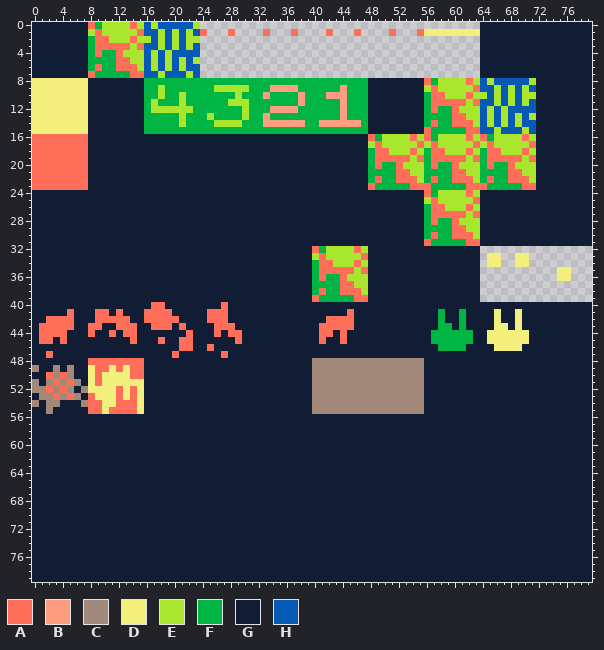
Edited in one commit: sprite sheet (slamfa-ideation.png). Above is the file before it was changed.
The file is 80x80 pixels.
Palette (. is transparent): A #ff6e59  B #ff9d81  C #a28879  D #f3ef7d  E #a8e72e  F #00b543  G #111d35  H #065ab5
Pixels before (only the part around the change), first column x 2:
 0 GGGGGGAFEEEEAEHEHHHHHE.................................
 1 GGGGGGEAEEEEEAHHEHEHEHA...A....A...A....A...A....A...AD
 2 GGGGGGFAAEEEAEEHEHEHEE.................................
 3 GGGGGGFAAAAAEAHHEHEHEH.................................
 4 GGGGGGFAFFAEEEHEHEHHHH.................................
 5 GGGGGGFFFFAAEEHEHEHEHE.................................
 6 GGGGGGFAFFAAAEHEHEHEHH.................................
 7 GGGGGGAFFFFFAAHHEHHHEH.................................
 8 DDDDDDGGGGGGGGFFFFFFFFFFFFFFFFFFFFFFFFFFFFFFFFGGGGGGGGA
 9 DDDDDDGGGGGGGGFFEFFFFFFFEEEEEFFFBBBBFFFFFFBFFFGGGGGGGGE
10 DDDDDDGGGGGGGGFFEFFEFFFFFFFEFFFBFFFFBFFFBBBFFFGGGGGGGGF
11 DDDDDDGGGGGGGGFEFFFEFFFFFFEEEFFFFFFFBFFFFFBFFFGGGGGGGGF
12 DDDDDDGGGGGGGGFEEEEEEFFFFFFFEFFFBBBBFFFFFFBFFFGGGGGGGGF
13 DDDDDDGGGGGGGGFFFFFEFFFEFFFFEFFBFFFFFFFFFFBFFFGGGGGGGGF
14 DDDDDDGGGGGGGGFFFFFEFFFFEEEEFFFBBBBBBFFBBBBBBFGGGGGGGGF
15 DDDDDDGGGGGGGGFFFFFFFFFFFFFFFFFFFFFFFFFFFFFFFFGGGGGGGGA
16 AAAAAAGGGGGGGGGGGGGGGGGGGGGGGGGGGGGGGGGGGGGGGGAFEEEEAEA
17 AAAAAAGGGGGGGGGGGGGGGGGGGGGGGGGGGGGGGGGGGGGGGGEAEEEEEAE
18 AAAAAAGGGGGGGGGGGGGGGGGGGGGGGGGGGGGGGGGGGGGGGGFAAEEEAEF
19 AAAAAAGGGGGGGGGGGGGGGGGGGGGGGGGGGGGGGGGGGGGGGGFAAAAAEAF
20 AAAAAAGGGGGGGGGGGGGGGGGGGGGGGGGGGGGGGGGGGGGGGGFAFFAEEEF
21 AAAAAAGGGGGGGGGGGGGGGGGGGGGGGGGGGGGGGGGGGGGGGGFFFFAAEEF
22 AAAAAAGGGGGGGGGGGGGGGGGGGGGGGGGGGGGGGGGGGGGGGGFAFFAAAEF
23 AAAAAAGGGGGGGGGGGGGGGGGGGGGGGGGGGGGGGGGGGGGGGGAFFFFFAAA
24 GGGGGGGGGGGGGGGGGGGGGGGGGGGGGGGGGGGGGGGGGGGGGGGGGGGGGGA
25 GGGGGGGGGGGGGGGGGGGGGGGGGGGGGGGGGGGGGGGGGGGGGGGGGGGGGGE
26 GGGGGGGGGGGGGGGGGGGGGGGGGGGGGGGGGGGGGGGGGGGGGGGGGGGGGGF
27 GGGGGGGGGGGGGGGGGGGGGGGGGGGGGGGGGGGGGGGGGGGGGGGGGGGGGGF
28 GGGGGGGGGGGGGGGGGGGGGGGGGGGGGGGGGGGGGGGGGGGGGGGGGGGGGGF
29 GGGGGGGGGGGGGGGGGGGGGGGGGGGGGGGGGGGGGGGGGGGGGGGGGGGGGGF
30 GGGGGGGGGGGGGGGGGGGGGGGGGGGGGGGGGGGGGGGGGGGGGGGGGGGGGGF
31 GGGGGGGGGGGGGGGGGGGGGGGGGGGGGGGGGGGGGGGGGGGGGGGGGGGGGGA
The result:
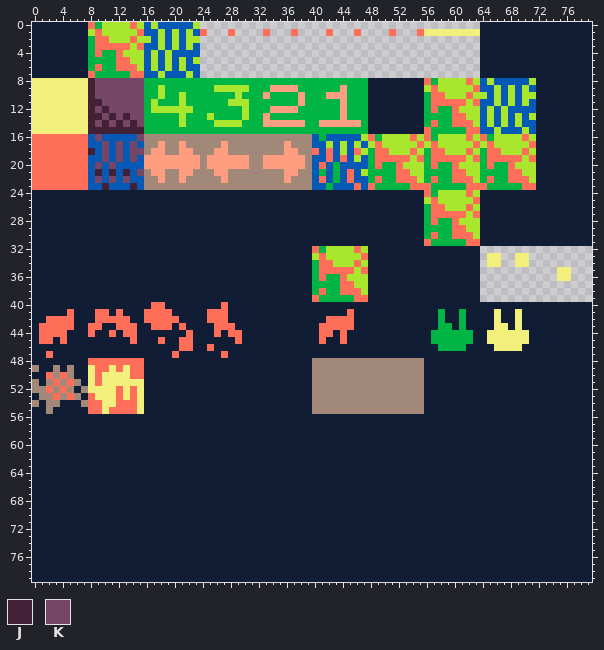
Colours new in this view: J #422136  K #754665
Changes in this commit:
y 8..10: x 8..15 GGGGGGGG -> JKKKKKKK
y 11: x 8..15 GGGGGGGG -> JJKKKKKK
y 12: x 8..15 GGGGGGGG -> JKJKKKKK
y 13: x 8..15 GGGGGGGG -> JJKJKJKK
y 14: x 8..15 GGGGGGGG -> JKJKJKJK
y 15: x 8..15 GGGGGGGG -> JJJJJJJJ
y 16: x 8..47 GGGGGGGGGGGGGGGGGGGGGGGGGGGGGGGGGGGGGGGG -> HKHHHHHKCCCCCCCCCCCCCCCCCCCCCCCCHFHHHHHE
y 17: x 8..47 GGGGGGGGGGGGGGGGGGGGGGGGGGGGGGGGGGGGGGGG -> HHKHKHKHCCBCCBCCCCCBCCCCCCCCBCCCHHEHEHEH
y 18: x 8..47 GGGGGGGGGGGGGGGGGGGGGGGGGGGGGGGGGGGGGGGG -> JHKHKHKKCBBCCBBCCCBBCCCCCCCCBBCCAHAHEHAE
y 19: x 8..47 GGGGGGGGGGGGGGGGGGGGGGGGGGGGGGGGGGGGGGGG -> HHKHKHKHBBBBBBBBCBBBBBBCCBBBBBBCHHAHAHEH
y 20: x 8..47 GGGGGGGGGGGGGGGGGGGGGGGGGGGGGGGGGGGGGGGG -> HKHKHHHHBBBBBBBBCBBBBBBCCBBBBBBCHAHFHHHH
y 21: x 8..47 GGGGGGGGGGGGGGGGGGGGGGGGGGGGGGGGGGGGGGGG -> HJHJHJHKCBBCCBBCCCBBCCCCCCCCBBCCHFHFHAHE
y 22: x 8..47 GGGGGGGGGGGGGGGGGGGGGGGGGGGGGGGGGGGGGGGG -> HKHKHKHHCCBCCBCCCCCBCCCCCCCCBCCCHAHFHAHH
y 23: x 8..47 GGGGGGGGGGGGGGGGGGGGGGGGGGGGGGGGGGGGGGGG -> HHJHHHJHCCCCCCCCCCCCCCCCCCCCCCCCHHFHHHAH
